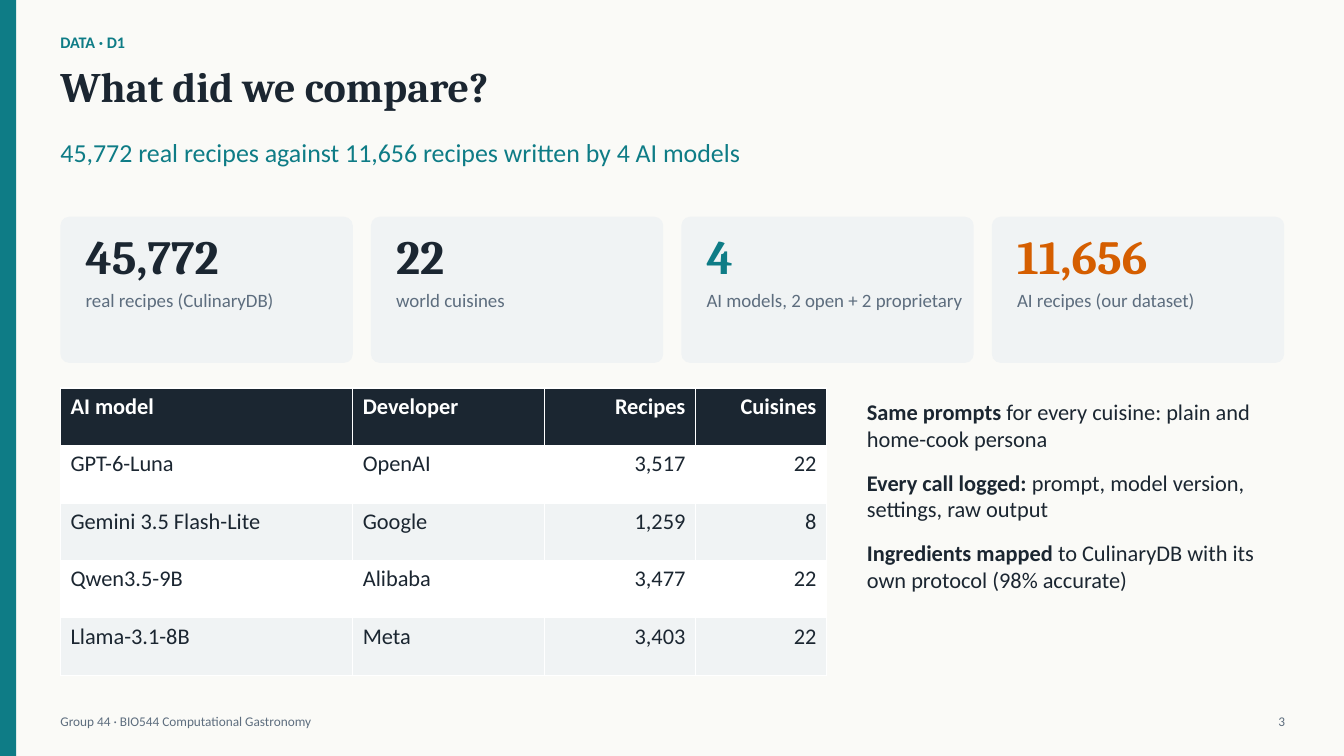
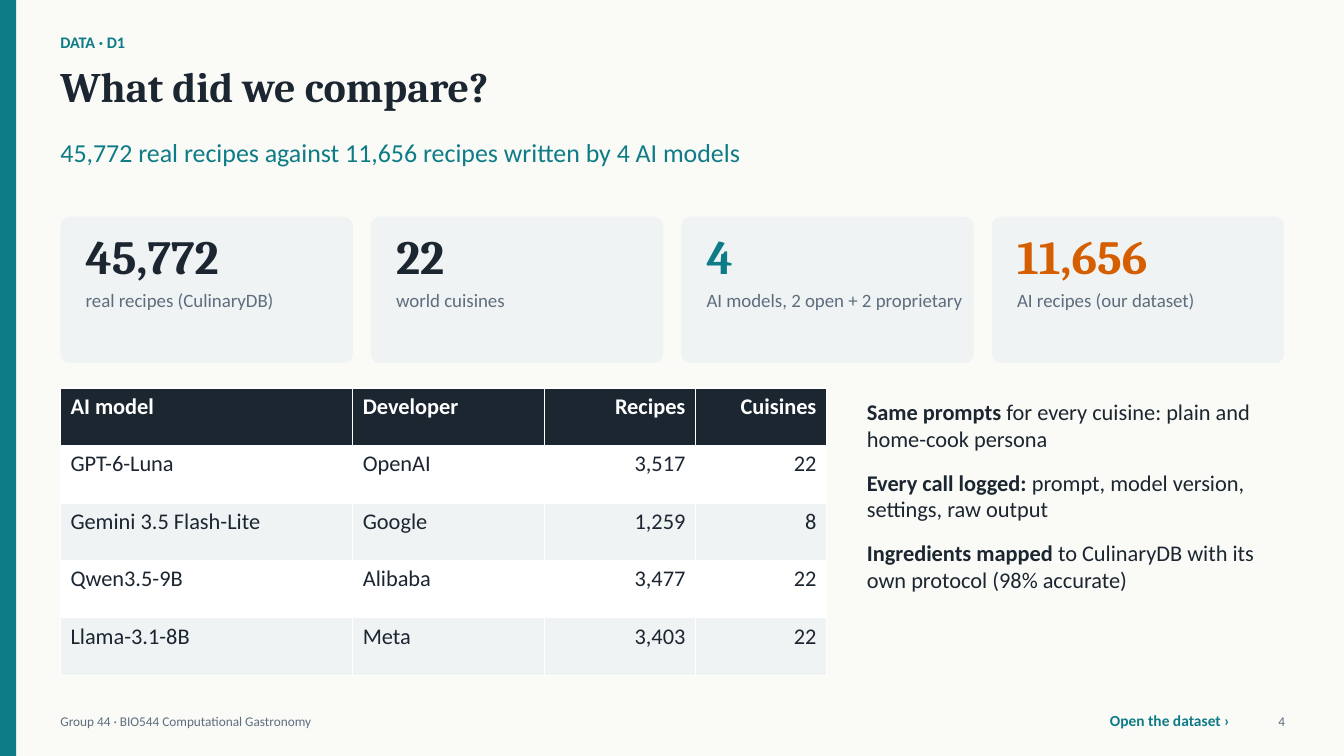
Before and after one commit to Nishant7p/CGAS-Project, a slide deck: slide 4 of deliverables/Group44_BIO544_slides.pptx (slide 3 before the commit). Drawn at 1344x756 pixels with LibreOffice and Linux fonts; fonts in the diff are those of the drawing. Boxes give left, top, right and bottom in pixels: in the first picture for what was removed or moved away, otherwise in the second. Text is boxed around its words. In the diff, an @@ line names an element or a change of style, - is before the commit and + after.

```diff
--- a/deliverables/Group44_BIO544_slides.pptx
+++ b/deliverables/Group44_BIO544_slides.pptx
@@ text added at (x1=1110, y1=715, x2=1221, y2=729), 11 pt, text #0E7C86, bold @@
+Open the dataset ›
@@ text at (x1=1278, y1=717, x2=1285, y2=726): text changed @@
-3
+4
```
Also in this commit, not shown: 20 other slides changed, 2 slides added, 1 slide removed, 27 other files.
